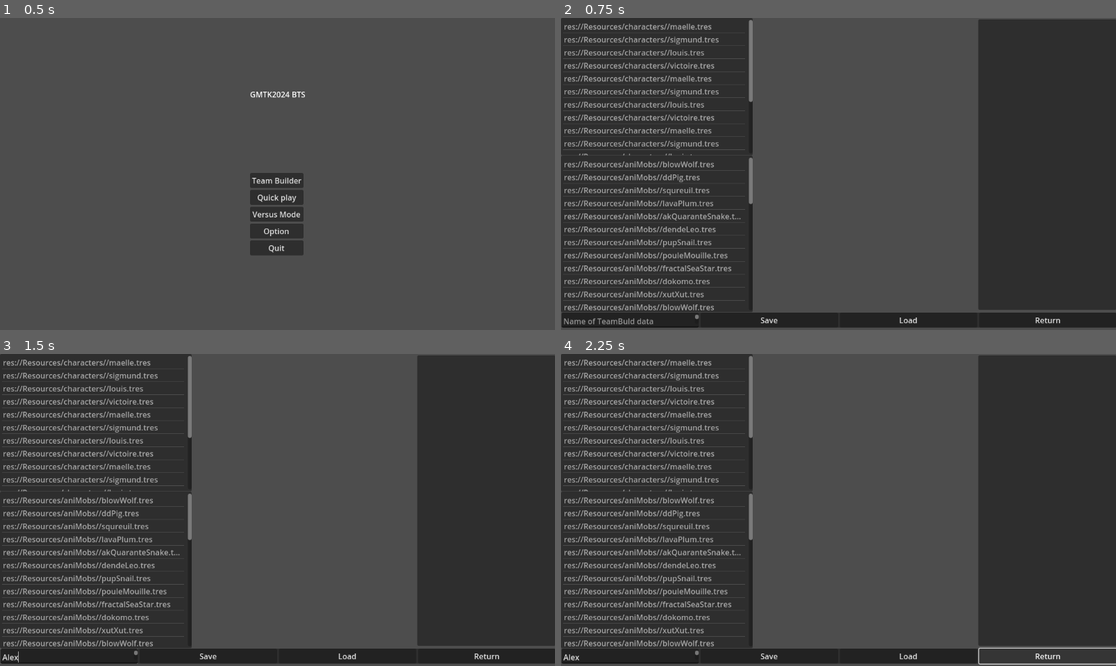
Above: before the commit, frames 1-4 (two rows, left to right).
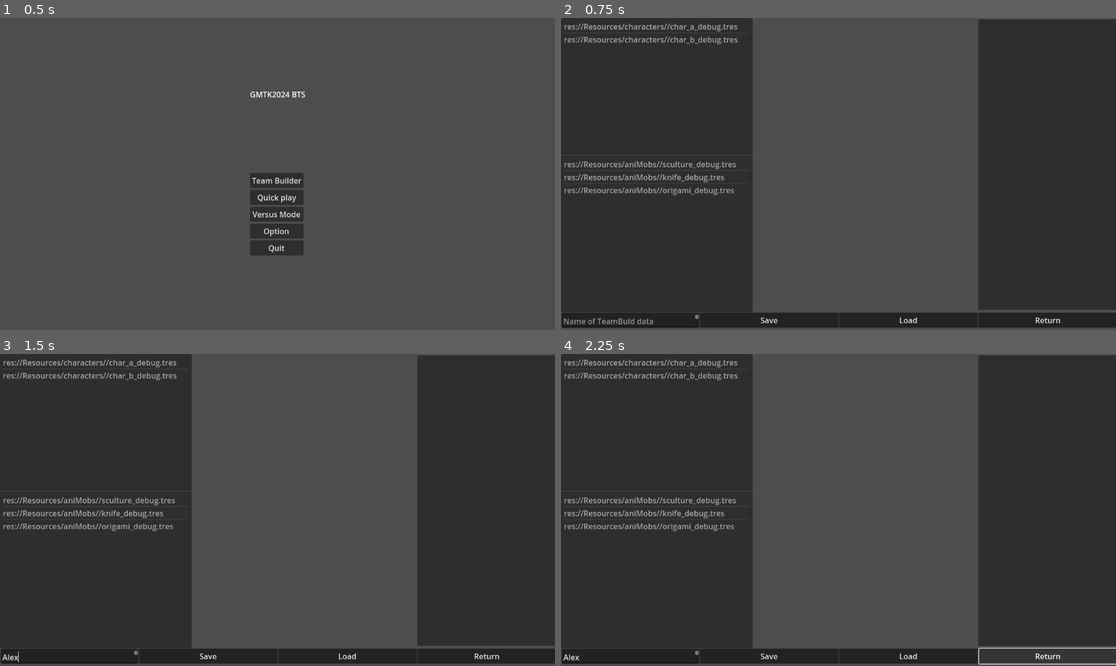
Above: after the commit, the same moments.

Repository: sassani134/GMTK2024_BTS
Game: Godot game, scene res://Scenes/start_scene.tscn
Same seed, same stepped clock (60 frames per second), same inputs: the game is played once before the commit and once after it.
Inputs (mouse positions are in pixels of both pictures, inside the frame that each line leads up to):
- Up to frame 1 (0.5 s): no input
- Up to frame 2 (0.75 s): click "Team Builder" at 0.5 s
- Up to frame 3 (1.5 s): click (66, 656) at 1.27 s; type "Alex" at 1.35 s
- Up to frame 4 (2.25 s): click "Return" at 2 s

Frame 1 is identical in both runs. In frame 2, 5.6% of the frame differs, in the area x 0-35%, y 0-94%; in frame 3, 5.6%; in frame 4, 5.6%.

Commit message:
delete old item list. old item list was made by the @tool in an a script

Diff:
--- a/Scenes/team_build_scene.tscn
+++ b/Scenes/team_build_scene.tscn
@@ -18,22 +18,6 @@
 layout_mode = 1
 offset_right = 398.0
 offset_bottom = 285.0
-item_count = 15
-item_0/text = "res://Resources/characters//maelle.tres"
-item_1/text = "res://Resources/characters//sigmund.tres"
-item_2/text = "res://Resources/characters//louis.tres"
-item_3/text = "res://Resources/characters//victoire.tres"
-item_4/text = "res://Resources/characters//maelle.tres"
-item_5/text = "res://Resources/characters//sigmund.tres"
-item_6/text = "res://Resources/characters//louis.tres"
-item_7/text = "res://Resources/characters//victoire.tres"
-item_8/text = "res://Resources/characters//maelle.tres"
-item_9/text = "res://Resources/characters//sigmund.tres"
-item_10/text = "res://Resources/characters//louis.tres"
-item_11/text = "res://Resources/characters//victoire.tres"
-item_12/text = "res://Resources/characters//00char.md"
-item_13/text = "res://Resources/characters//char_a_debug.tres"
-item_14/text = "res://Resources/characters//char_b_debug.tres"
 script = ExtResource("1_q1l3r")
 
 [node name="Panel" type="Panel" parent="ItemListCharacter"]
@@ -50,45 +34,6 @@
 offset_right = 398.0
 offset_bottom = -37.0
 grow_vertical = 2
-item_count = 38
-item_0/text = "res://Resources/aniMobs//blowWolf.tres"
-item_1/text = "res://Resources/aniMobs//ddPig.tres"
-item_2/text = "res://Resources/aniMobs//squreuil.tres"
-item_3/text = "res://Resources/aniMobs//lavaPlum.tres"
-item_4/text = "res://Resources/aniMobs//akQuaranteSnake.tres"
-item_5/text = "res://Resources/aniMobs//dendeLeo.tres"
-item_6/text = "res://Resources/aniMobs//pupSnail.tres"
-item_7/text = "res://Resources/aniMobs//pouleMouille.tres"
-item_8/text = "res://Resources/aniMobs//fractalSeaStar.tres"
-item_9/text = "res://Resources/aniMobs//dokomo.tres"
-item_10/text = "res://Resources/aniMobs//xutXut.tres"
-item_11/text = "res://Resources/aniMobs//blowWolf.tres"
-item_12/text = "res://Resources/aniMobs//ddPig.tres"
-item_13/text = "res://Resources/aniMobs//squreuil.tres"
-item_14/text = "res://Resources/aniMobs//lavaPlum.tres"
-item_15/text = "res://Resources/aniMobs//akQuaranteSnake.tres"
-item_16/text = "res://Resources/aniMobs//dendeLeo.tres"
-item_17/text = "res://Resources/aniMobs//pupSnail.tres"
-item_18/text = "res://Resources/aniMobs//pouleMouille.tres"
-item_19/text = "res://Resources/aniMobs//fractalSeaStar.tres"
-item_20/text = "res://Resources/aniMobs//dokomo.tres"
-item_21/text = "res://Resources/aniMobs//xutXut.tres"
-item_22/text = "res://Resources/aniMobs//blowWolf.tres"
-item_23/text = "res://Resources/aniMobs//ddPig.tres"
-item_24/text = "res://Resources/aniMobs//squreuil.tres"
-item_25/text = "res://Resources/aniMobs//lavaPlum.tres"
-item_26/text = "res://Resources/aniMobs//akQuaranteSnake.tres"
-item_27/text = "res://Resources/aniMobs//dendeLeo.tres"
-item_28/text = "res://Resources/aniMobs//pupSnail.tres"
-item_29/text = "res://Resources/aniMobs//pouleMouille.tres"
-item_30/text = "res://Resources/aniMobs//fractalSeaStar.tres"
-item_31/text = "res://Resources/aniMobs//pollen_rat.tres"
-item_32/text = "res://Resources/aniMobs//dokomo.tres"
-item_33/text = "res://Resources/aniMobs//xutXut.tres"
-item_34/text = "res://Resources/aniMobs//00animobs.md"
-item_35/text = "res://Resources/aniMobs//knife_debug.tres"
-item_36/text = "res://Resources/aniMobs//origami_debug.tres"
-item_37/text = "res://Resources/aniMobs//sculture_debug.tres"
 script = ExtResource("1_xd08l")
 
 [node name="TabContainer" type="TabBar" parent="ItemListAnimob"]
